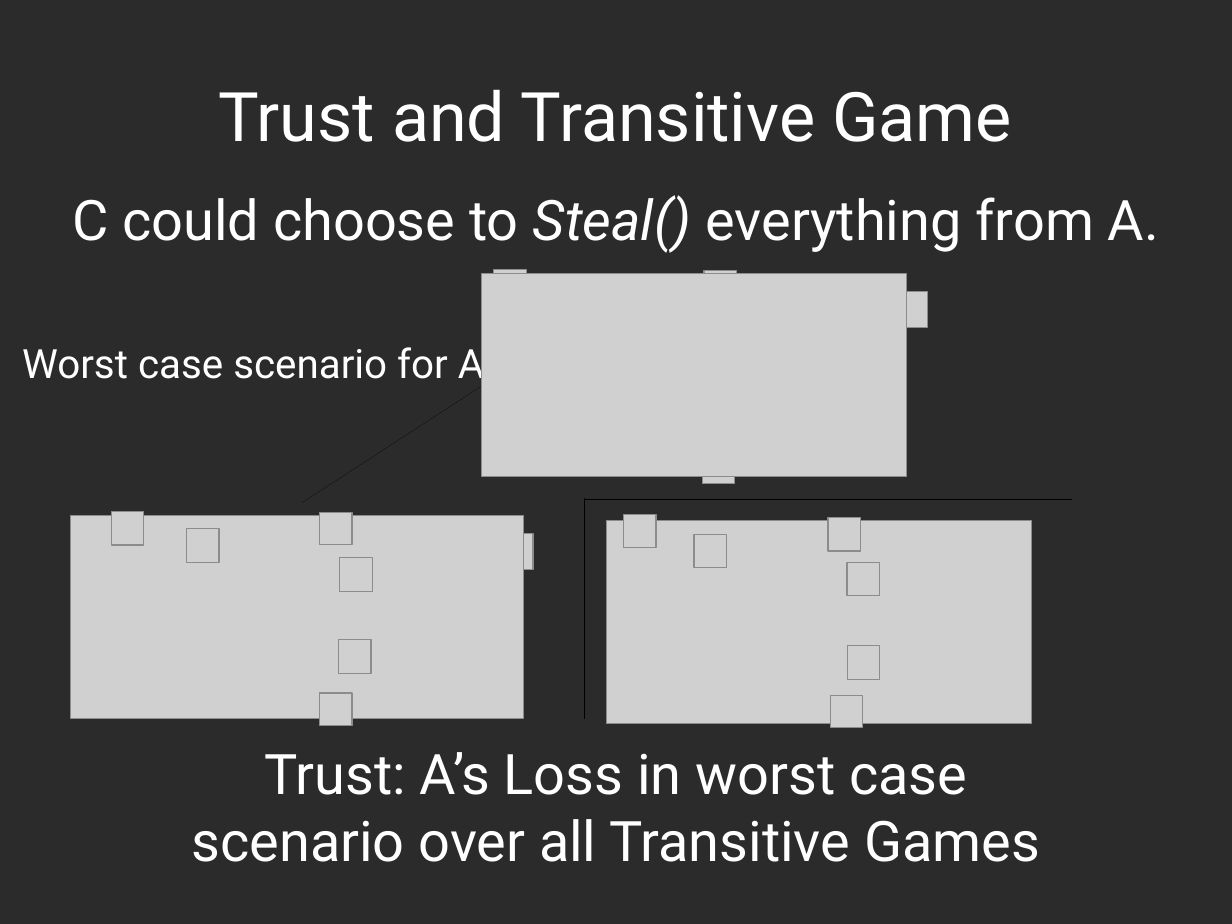
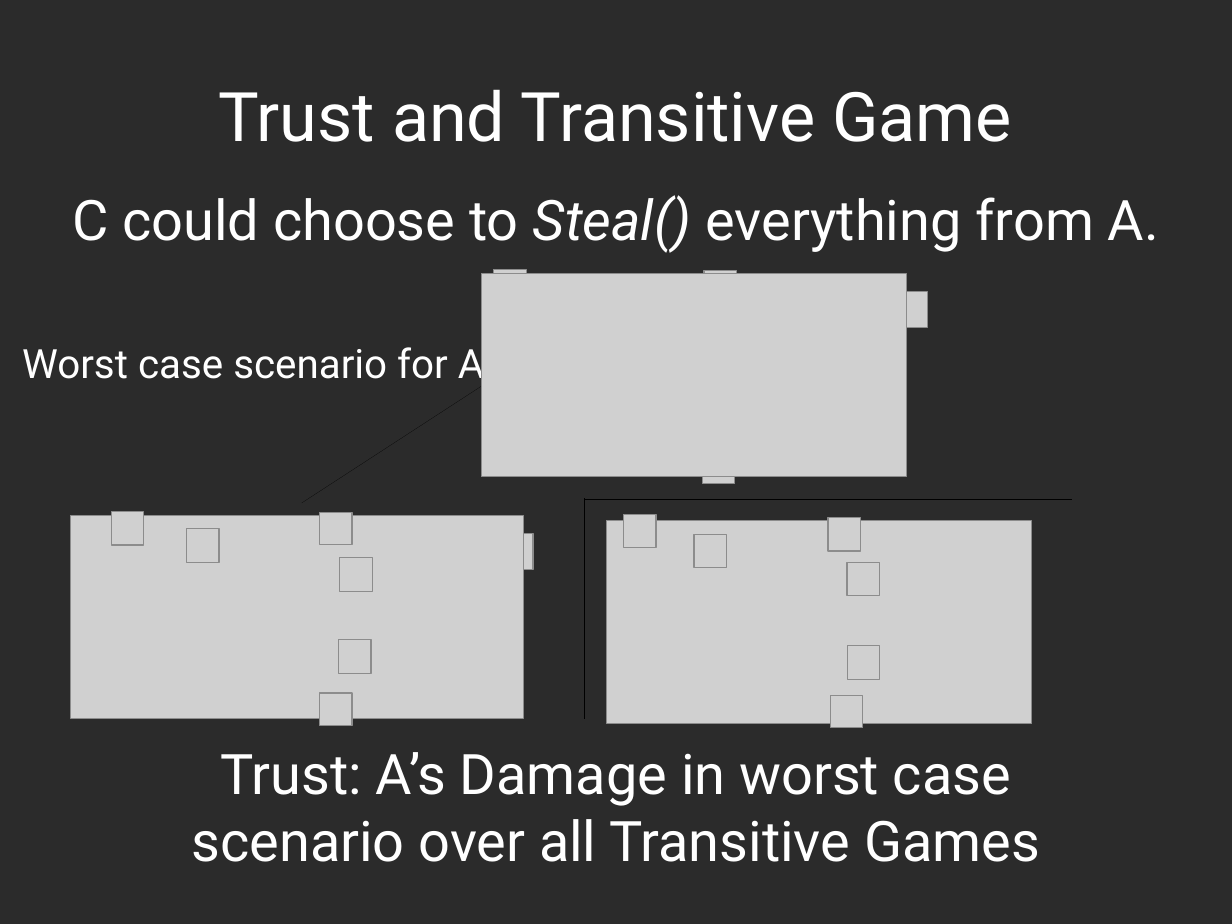
Before and after one commit to decrypto-org/TrustIsRisk, a slide deck: slide 19 of presentations/AtheCrypt10-1-2017/AtheCrypt10-1-2017.odp (slide 17 before the commit). Drawn at 1232x924 pixels with LibreOffice and Linux fonts; fonts in the diff are those of the drawing; grey boxes stand for pictures; background and template pictures are left out; a plain dark background stands for a picture behind light text. Boxes give left, top, right and bottom in pixels: in the first picture for what was removed or moved away, otherwise in the second. Text is boxed around its words. In the diff, an @@ line names an element or a change of style, - is before the commit and + after.

```diff
--- a/presentations/AtheCrypt10-1-2017/AtheCrypt10-1-2017.odp
+++ b/presentations/AtheCrypt10-1-2017/AtheCrypt10-1-2017.odp
@@ text at bbox=[192, 752, 1040, 862]: text changed @@
-Trust: A’s Loss in worst case scenario over all Transitive Games
+Trust: A’s Damage in worst case scenario over all Transitive Games
```
Also in this commit, not shown: 8 other slides changed, 2 slides added, 3 other files.
